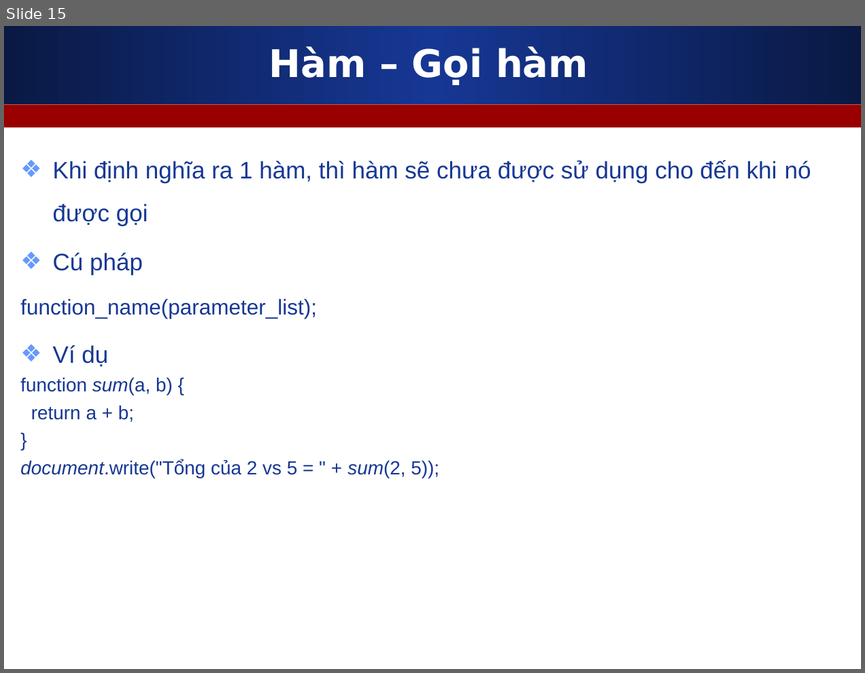
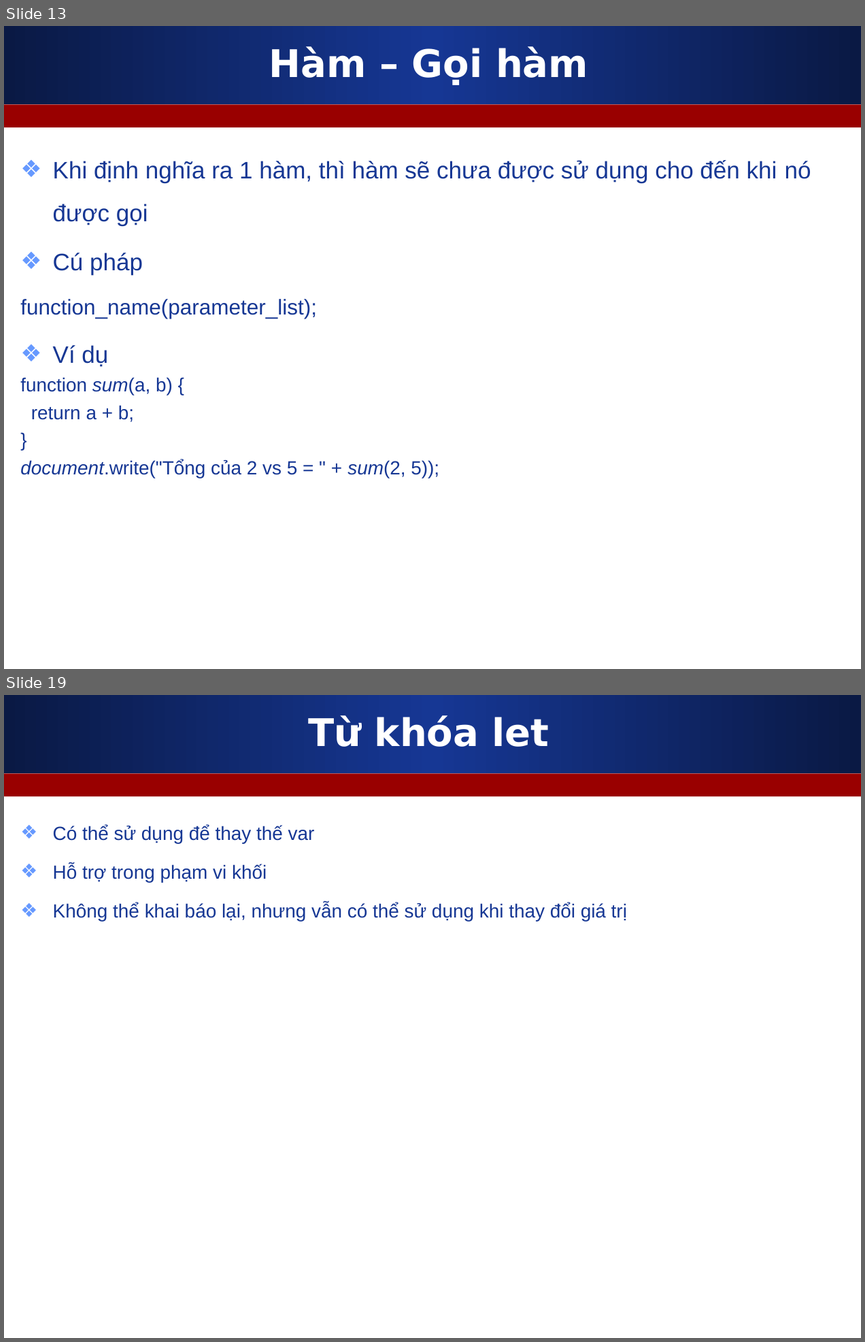
Before and after one commit to nguyenvietmanhit/PHP0921E2_SKDA, a slide deck: Day03_CD2_Javascript_Basic_1/Slides/1_Javascript_can_ban_phan_1.ppt. Shown one above the other, each under a label of ours: slide 15 before the commit, slides 13 and 19 after it; the slides between them are not shown. The pictures are 865x673 and 865x1342 pixels, drawn with LibreOffice and Linux fonts; fonts in the diff are those of the drawing. Boxes give left, top, right and bottom in pixels: in the first picture for what was removed or moved away, otherwise in the second. Text is boxed around its words. In the diff, an @@ line names an element or a change of style, - is before the commit and + after.

```diff
--- a/Day03_CD2_Javascript_Basic_1/Slides/1_Javascript_can_ban_phan_1.ppt
+++ b/Day03_CD2_Javascript_Basic_1/Slides/1_Javascript_can_ban_phan_1.ppt
@@ slide 19 added at [4, 695, 861, 1338], background #FFFFFF; not listed: 2 template elements that a slide beside it also shows @@
@@ title added at [308, 715, 549, 747], 32 pt, text #FFFFFF, bold @@
+Từ khóa let
@@ text added at [53, 825, 627, 921], 16 pt, text #163794 @@
+❖ Có thể sử dụng để thay thế var
+❖ Hỗ trợ trong phạm vi khối
+❖ Không thể khai báo lại, nhưng vẫn có thể sử dụng khi thay đổi giá trị
@@ what was slide 15 is now slide 13 @@
```
Also in this commit, not shown: 4 slides changed, 4 other slides added, 1 slide removed, 1 other file.
